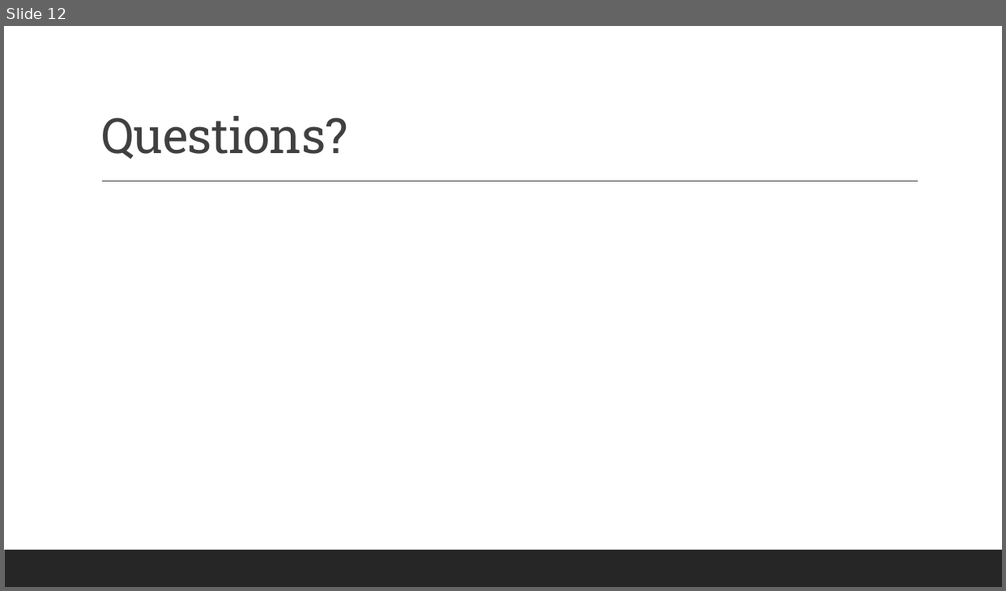
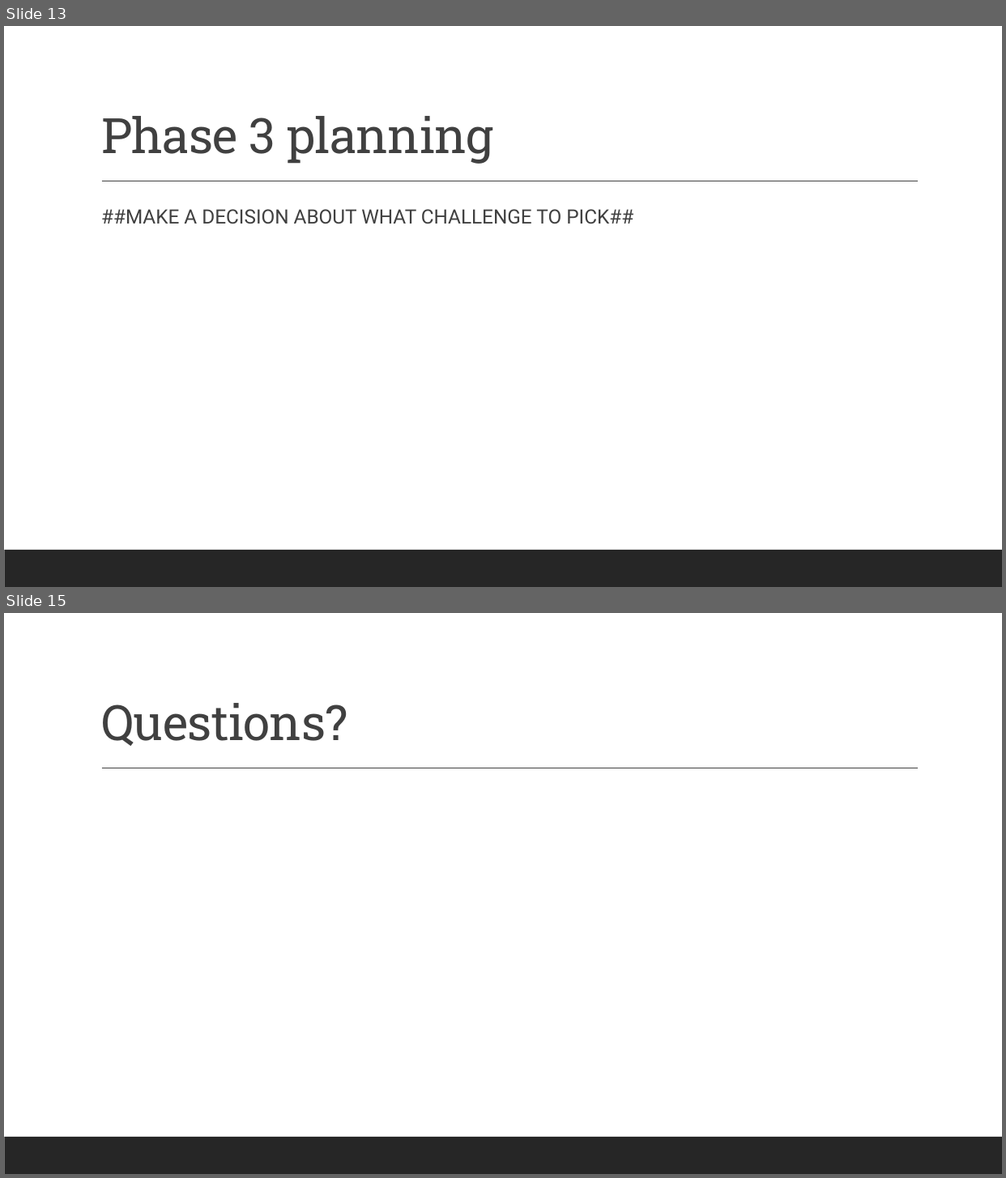
Before and after one commit to renesteeman/Project1-2_Group4, a slide deck: Crazy Putting phase 2.pptx. Shown one above the other, each under a label of ours: slide 12 before the commit, slides 13 and 15 after it; the slides between them are not shown. The pictures are 1006x591 and 1006x1178 pixels, drawn with LibreOffice and Linux fonts; fonts in the diff are those of the drawing. Boxes give left, top, right and bottom in pixels: in the first picture for what was removed or moved away, otherwise in the second. Text is boxed around its words. In the diff, an @@ line names an element or a change of style, - is before the commit and + after.

```diff
--- a/Crazy Putting phase 2.pptx
+++ b/Crazy Putting phase 2.pptx
@@ slide 13 added at [4, 26, 1002, 587], background #FFFFFF; not listed: 2 template elements that a slide beside it also shows @@
@@ title added at [101, 116, 493, 164], 47 pt, text #404040 @@
+Phase 3 planning
@@ text added at [101, 209, 633, 224], 19 pt, text #404040 @@
+  ##MAKE A DECISION ABOUT WHAT CHALLENGE TO PICK##
@@ what was slide 12 is now slide 15 @@
```
Also in this commit, not shown: 6 slides changed, 2 other slides added, 6 other files.
